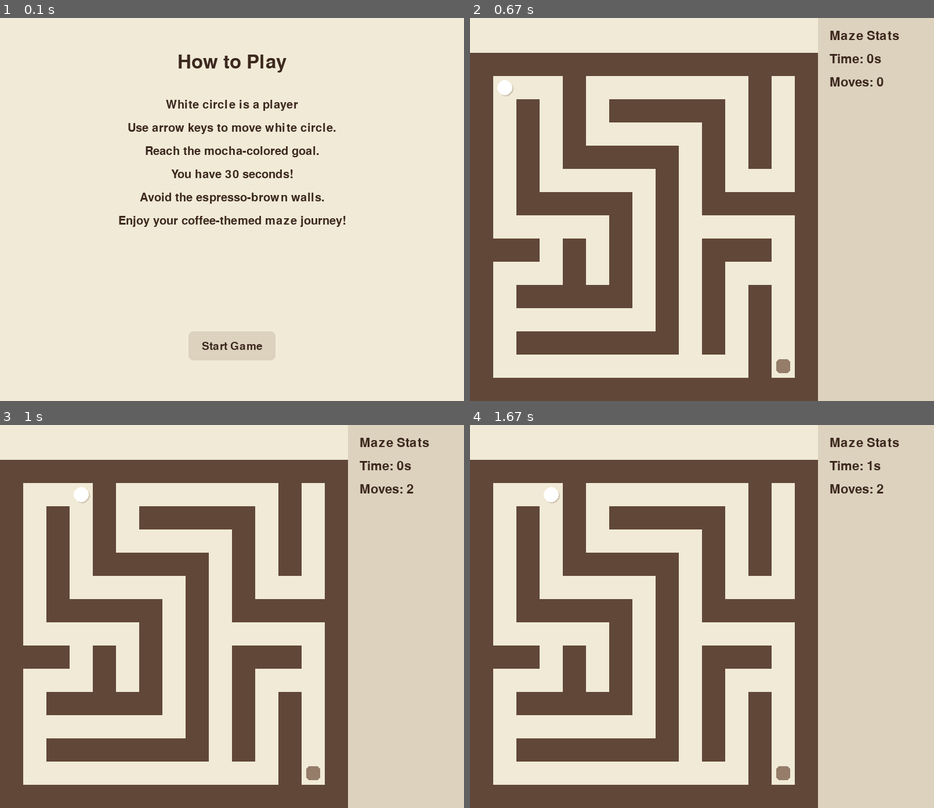
Above: before the commit, frames 1-4 (two rows, left to right).
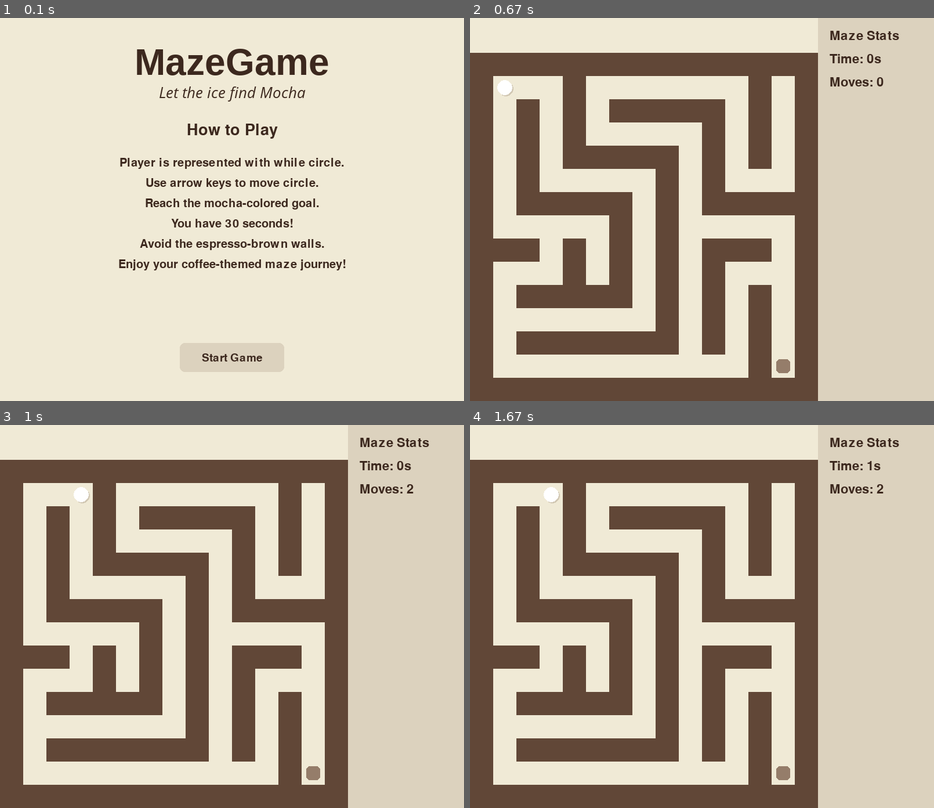
Above: after the commit, the same moments.

Repository: KapX09/pyGameMaze
Game: pygame game, started from coffeeMaze.py
Two runs of this game, one before a commit and one after it. Both use one fixed random seed, a clock stepped at 60 frames per second and the inputs below.
Inputs:
- Up to frame 1 (0.1 s): no input
- Up to frame 2 (0.67 s): click "Start Game" at 0.38 s
- Up to frame 3 (1 s): hold Right from 0.67 s (still down)
- Up to frame 4 (1.67 s): release Right at 1.13 s

The runs differ from the first frame. In frame 1, 6.8% of the frame differs, in the area x 25-75%, y 8-90%; in frame 2, nothing differs; in frame 3, nothing differs; in frame 4, nothing differs.

Commit message:
Final coffeeMaze.py
Added the main page instruction page and score card

Diff:
--- a/coffeeMaze.py
+++ b/coffeeMaze.py
@@ -133,21 +133,41 @@
     '''
     Display instructions screen before the game starts.
     '''
-    font_title = pygame.font.SysFont(None, 48)
+    # Fonts
+    font_title = pygame.font.SysFont("Arial", 64, bold=True)
+    font_subtitle = pygame.font.SysFont("Comic Sans MS", 28, italic=True)  # Handwriting style
+    font_section = pygame.font.SysFont(None, 40)
     font_body = pygame.font.SysFont(None, 30)
     font_button = pygame.font.SysFont(None, 28)
 
     while True:
         screen.fill(PATH_COLOR)
 
-        # Title
-        title = font_title.render("How to Play", True, TEXT_COLOR)
-        screen.blit(title, (WIDTH // 2 - title.get_width() // 2, 60))
-
-        # Instructions
+        # --- Main Title ---
+        title_surface = font_title.render("MazeGame", True, TEXT_COLOR)
+        screen.blit(title_surface, (
+            WIDTH // 2 - title_surface.get_width() // 2,
+            40
+        ))
+
+        # --- Subtitle (handwriting style) ---
+        subtitle_surface = font_subtitle.render("Let the ice find Mocha", True, TEXT_COLOR)
+        screen.blit(subtitle_surface, (
+            WIDTH // 2 - subtitle_surface.get_width() // 2,
+            110
+        ))
+
+        # --- Section Header ---
+        section_title = font_section.render("How to Play", True, TEXT_COLOR)
+        screen.blit(section_title, (
+            WIDTH // 2 - section_title.get_width() // 2,
+            180
+        ))
+
+        # --- Instructions List ---
         instructions = [
-            "White circle is a player",
-            "Use arrow keys to move white circle.",
+            "Player is represented with while circle.",
+            "Use arrow keys to move circle.",
             "Reach the mocha-colored goal.",
             "You have 30 seconds!",
             "Avoid the espresso-brown walls.",
@@ -156,17 +176,22 @@
 
         for i, line in enumerate(instructions):
             text = font_body.render(line, True, TEXT_COLOR)
-            screen.blit(text, (WIDTH // 2 - text.get_width() // 2, 140 + i * 40))
-
-        # Start button
-        start_btn = pygame.Rect(WIDTH // 2 - 75, HEIGHT - 120, 150, 50)
+            screen.blit(text, (
+                WIDTH // 2 - text.get_width() // 2,
+                240 + i * 35
+            ))
+
+        # --- Start Game Button ---
+        start_btn = pygame.Rect(WIDTH // 2 - 90, HEIGHT - 100, 180, 50)
         pygame.draw.rect(screen, SIDEBAR_BG, start_btn, border_radius=8)
+
         btn_text = font_button.render("Start Game", True, TEXT_COLOR)
         screen.blit(btn_text, (
             start_btn.centerx - btn_text.get_width() // 2,
             start_btn.centery - btn_text.get_height() // 2
         ))
 
+        # --- Event Handling ---
         pygame.display.flip()
 
         for event in pygame.event.get():
@@ -176,6 +201,7 @@
             elif event.type == pygame.MOUSEBUTTONDOWN:
                 if start_btn.collidepoint(event.pos):
                     return  # start game
+
 
 # not using
 # def draw_grid():
